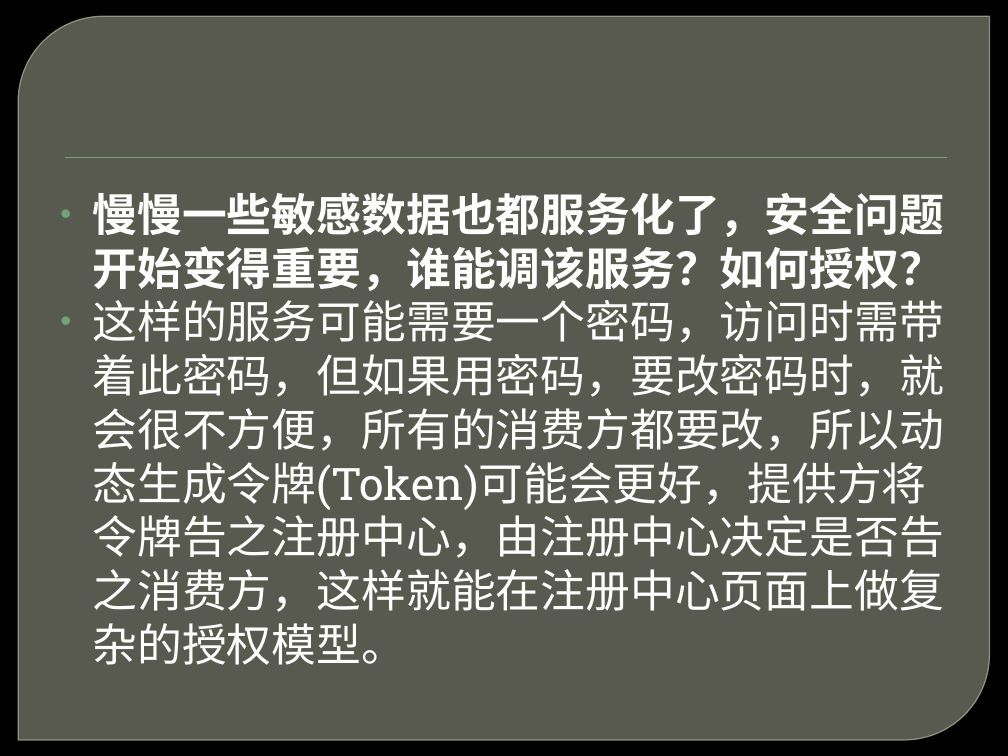
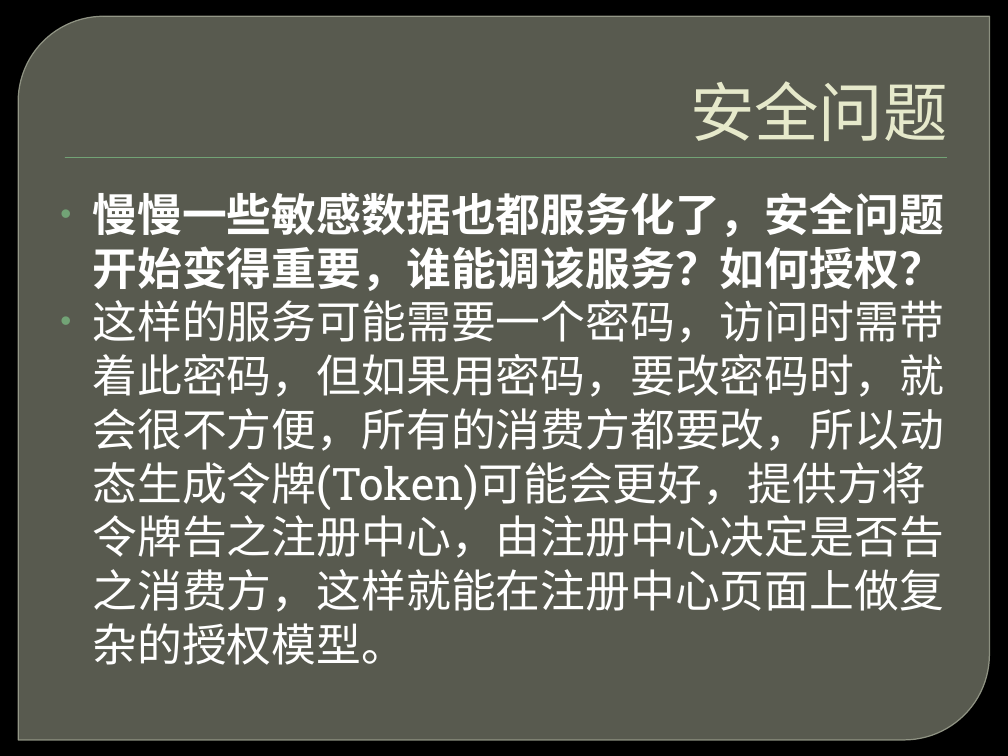
Before and after one commit to ghj1976/lecture, a slide deck: slide 10 of SOA服务发现/服务发现.pptx. Drawn at 1008x756 pixels with LibreOffice and Linux fonts; fonts in the diff are those of the drawing; background and template pictures are left out. Boxes give left, top, right and bottom in pixels: in the first picture for what was removed or moved away, otherwise in the second. Text is boxed around its words. In the diff, an @@ line names an element or a change of style, - is before the commit and + after.

```diff
--- a/SOA服务发现/服务发现.pptx
+++ b/SOA服务发现/服务发现.pptx
@@ title added at box(690, 81, 948, 141), 46 pt, text #E7EACB @@
+安全问题
```
Also in this commit, not shown: 6 other slides changed, 6 slides added, 1 slide removed, 6 other files.
